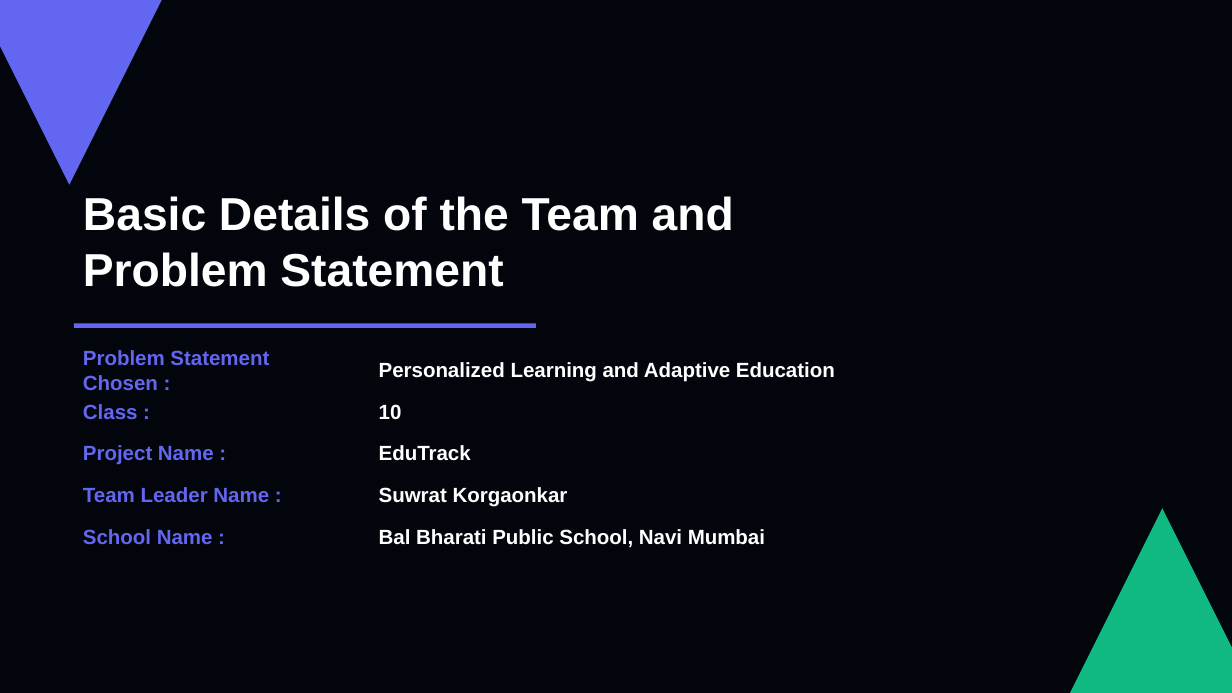
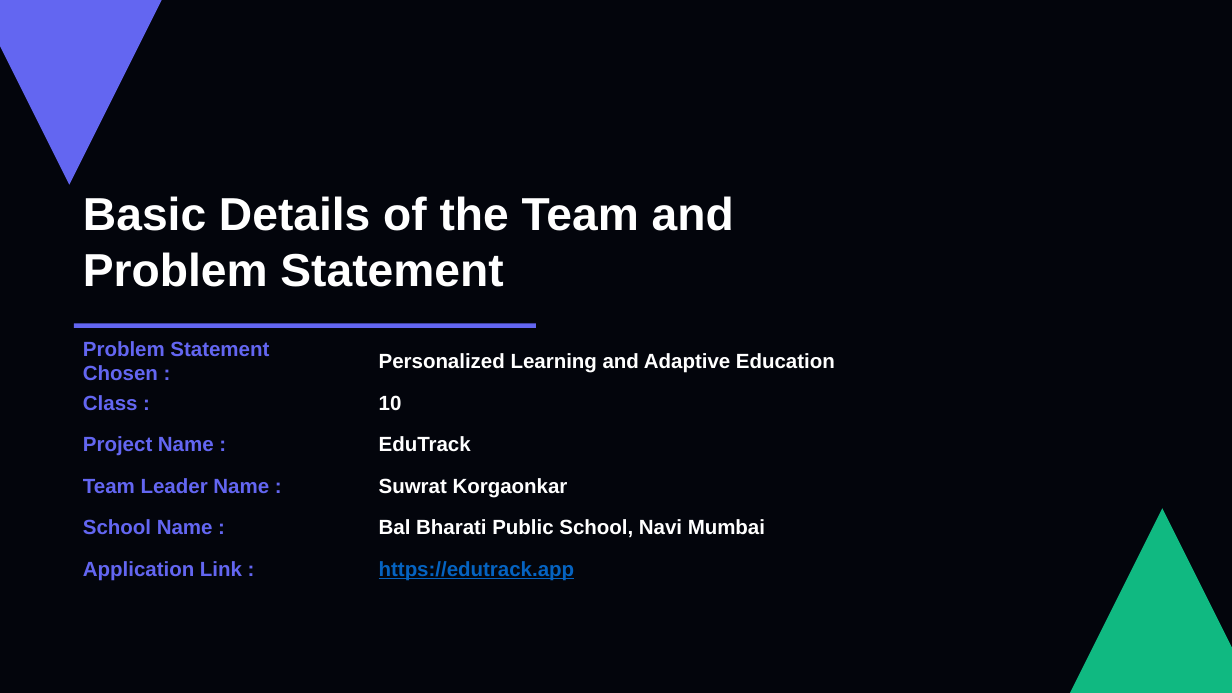
Before and after one commit to sriram12345678900/Edutrack, a slide deck: slide 1 of Submission/EduTrack_Presentation_Fixed.pptx. Drawn at 1232x693 pixels with LibreOffice and Linux fonts; fonts in the diff are those of the drawing. Boxes give left, top, right and bottom in pixels: in the first picture for what was removed or moved away, otherwise in the second. Text is boxed around its words. In the diff, an @@ line names an element or a change of style, - is before the commit and + after.

Commit message:
docs: add live app link to ppt presentation slides

```diff
--- a/Submission/EduTrack_Presentation_Fixed.pptx
+++ b/Submission/EduTrack_Presentation_Fixed.pptx
@@ 10 texts moved together from (x1=83, y1=350, x2=835, y2=548) to (x1=83, y1=341, x2=835, y2=538) @@
@@ text added at (x1=83, y1=561, x2=242, y2=581), 16 pt, text #6366F1, bold @@
+Application Link :
@@ text added at (x1=379, y1=561, x2=575, y2=581), 16 pt, text #0563C1, bold, underline @@
+https://edutrack.app
```
Also in this commit, not shown: 1 other slide changed, 1 slide added, 1 other file.
